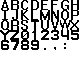
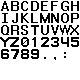
The second 80x80 image is a revision of the first. Changes to its layers:
painted on "New Layer" over [0, 0, 79, 60]
